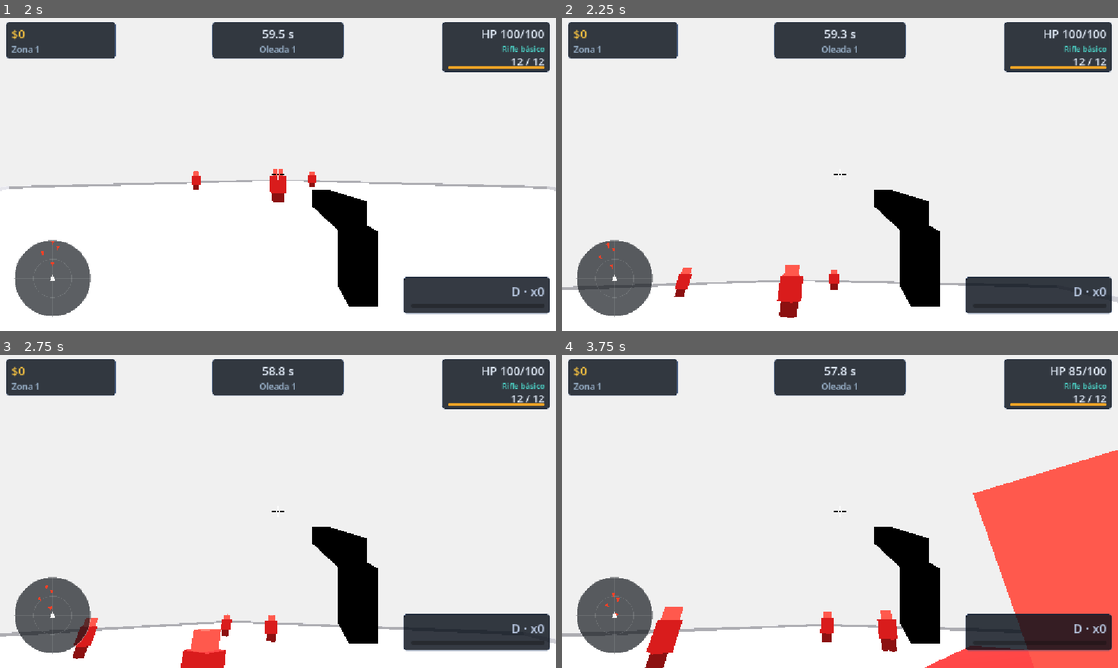
Above: before the commit, frames 1-4 (two rows, left to right).
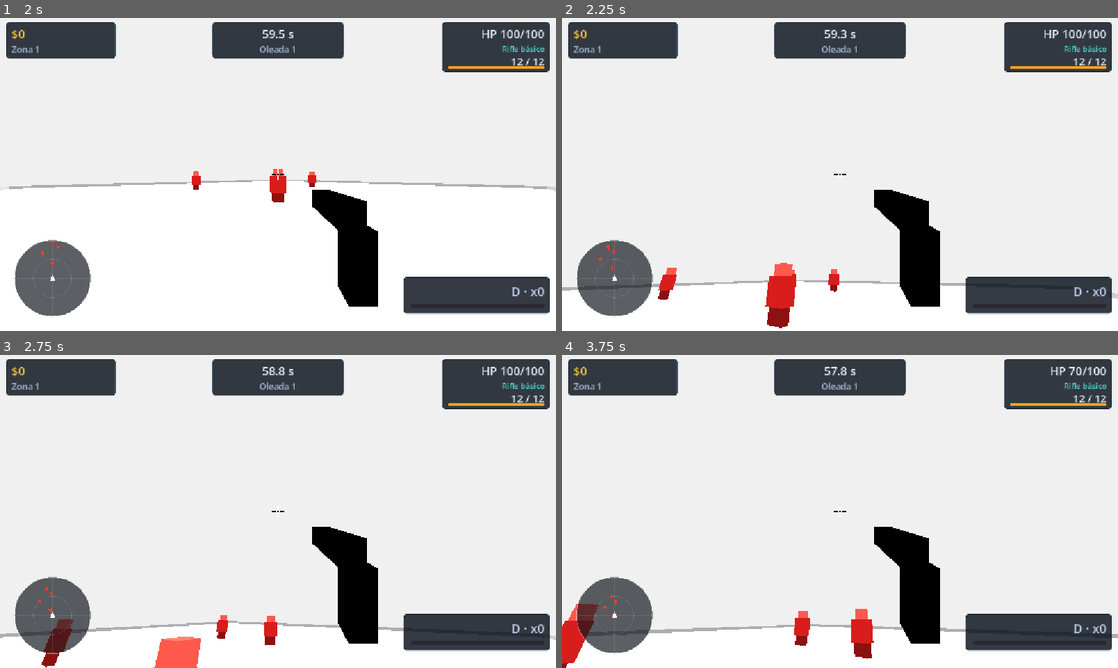
Above: after the commit, the same moments.

Repository: Veilen1/Deadline
Game: Godot game, scene res://scenes/ui/main_menu.tscn
Two runs of this game, one before a commit and one after it. Both use one fixed random seed, a clock stepped at 60 frames per second and the inputs below.
Inputs (mouse positions are in pixels of both pictures, inside the frame that each line leads up to):
- Up to frame 1 (2 s): click "Jugar" at 0.5 s; click "Jugar" at 1.25 s
- Up to frame 2 (2.25 s): tap Enter at 2 s; move the mouse to (867, 174) at 2.02 s; hold W (move_forward) from 2.03 s (still down); tap Shift at 2.1 s
- Up to frame 3 (2.75 s): keep holding W (move_forward); tap Space (jump) at 2.27 s; tap Ctrl at 2.3 s
- Up to frame 4 (3.75 s): keep holding W (move_forward); move the mouse to (812, 511) at 2.77 s; tap Ctrl at 2.85 s; tap Space (jump) at 3.02 s; tap 1 at 3.05, 3.6 s; move the mouse to (851, 505) at 3.52 s

Frame 1 is identical in both runs. In frame 2, 1.3% of the frame differs, in the area x 0-100%, y 71-100%; in frame 3, 2.4%; in frame 4, 17%, in the area x 0-100%, y 3-100%.

Commit message:
feat(player): agregar dash slide y cambio de armas

Diff:
--- a/scenes/actors/player/player.gd
+++ b/scenes/actors/player/player.gd
@@ -9,6 +9,13 @@
 @export var move_speed: float = 5.0
 @export var gravity: float = 20.0
 @export var jump_height: float = 0.9
+@export var dash_speed: float = 16.0
+@export var dash_duration: float = 0.14
+@export var dash_cooldown: float = 0.7
+@export var slide_speed_multiplier: float = 1.7
+@export var slide_duration: float = 0.45
+@export var slide_cooldown: float = 0.8
+@export var slide_camera_height: float = 0.9
 
 @export_group("Camera")
 @export var mouse_sensitivity: float = 0.003
@@ -31,6 +38,9 @@
 @onready var shoot_origin: Marker3D = $Camera3D/ShootOrigin
 @onready var shoot_player: AudioStreamPlayer = $ShootPlayer
 @onready var footstep_player: AudioStreamPlayer = $FootstepPlayer
+@onready var dash_player: AudioStreamPlayer = $DashPlayer
+@onready var rank_up_player: AudioStreamPlayer = $RankUpPlayer
+@onready var weapon_switch_player: AudioStreamPlayer = $WeaponSwitchPlayer
 
 var current_health: float
 var damage_bonus: float = 0.0
@@ -38,10 +48,13 @@
 var crit_refund: float = 0.0
 var damage_reduction: float = 0.0
 var max_ammo: int = 0
+var ammo_capacity_bonus: int = 0
 var current_ammo: int = 0
 var ammo_regen_bonus: float = 0.0
 var fire_rate_bonus: float = 0.0
 
+var _weapon_ids: Array[String] = []
+var _current_weapon_id: String = ""
 var _footstep_timer: float = 0.0
 var _fire_timer: float = 0.0
 var _regen_delay_timer: float = 0.0
@@ -51,6 +64,12 @@
 var _style_rank: int = 0
 var _shake_time: float = 0.0
 var _shake_peak: float = 0.0
+var _dash_timer: float = 0.0
+var _dash_cooldown_timer: float = 0.0
+var _dash_direction: Vector3 = Vector3.ZERO
+var _slide_timer: float = 0.0
+var _slide_cooldown_timer: float = 0.0
+var _slide_direction: Vector3 = Vector3.ZERO
 
 
 func _ready() -> void:
@@ -64,6 +83,11 @@
 	else:
 		push_warning("Player: falta weapon_data")
 
+	_weapon_ids = GameState.owned_weapons.duplicate()
+	_current_weapon_id = GameState.equipped_weapon
+	if not _weapon_ids.has(_current_weapon_id):
+		_weapon_ids.append(_current_weapon_id)
+
 	Settings.settings_changed.connect(_apply_live_settings)
 	StyleSystem.style_changed.connect(_on_style_changed)
 	StyleSystem.rank_up.connect(_on_rank_up)
@@ -78,6 +102,9 @@
 		return
 
 	camera.fov = lerpf(camera.fov, _target_fov, 1.0 - exp(-10.0 * delta))
+
+	var target_height: float = slide_camera_height if _slide_timer > 0.0 else camera_height
+	camera.position.y = lerpf(camera.position.y, target_height, 1.0 - exp(-12.0 * delta))
 
 	if _shake_time > 0.0:
 		_shake_time = maxf(_shake_time - delta, 0.0)
@@ -97,6 +124,85 @@
 func _on_rank_up(_rank: String, rank_index: int) -> void:
 	_shake_time = shake_duration
 	_shake_peak = shake_strength * (1.0 + float(rank_index) * 0.25)
+	rank_up_player.play()
+
+
+func _input_direction() -> Vector3:
+	var input_vector: Vector2 = Input.get_vector(
+		"move_left", "move_right", "move_forward", "move_back"
+	)
+	var body_basis: Basis = global_basis
+	var direction: Vector3 = body_basis.x * input_vector.x + body_basis.z * input_vector.y
+	direction.y = 0.0
+	if direction.length_squared() <= 0.0:
+		return Vector3.ZERO
+	return direction.normalized()
+
+
+func _try_dash() -> void:
+	if _dash_cooldown_timer > 0.0 or _dash_timer > 0.0:
+		return
+
+	var direction: Vector3 = _input_direction()
+	if direction == Vector3.ZERO:
+		direction = -global_basis.z
+		direction.y = 0.0
+		direction = direction.normalized()
+
+	_dash_direction = direction
+	_dash_timer = dash_duration
+	_dash_cooldown_timer = dash_cooldown
+	_slide_timer = 0.0
+	_shake_time = 0.12
+	_shake_peak = 0.02
+	dash_player.pitch_scale = randf_range(0.95, 1.05)
+	dash_player.play()
+
+
+func _try_slide() -> void:
+	if _slide_cooldown_timer > 0.0 or _slide_timer > 0.0 or not is_on_floor():
+		return
+
+	var direction: Vector3 = _input_direction()
+	if direction == Vector3.ZERO:
+		direction = Vector3(velocity.x, 0.0, velocity.z)
+		if direction.length_squared() <= 0.01:
+			direction = -global_basis.z
+			direction.y = 0.0
+		direction = direction.normalized()
+
+	_slide_direction = direction
+	_slide_timer = slide_duration
+	_slide_cooldown_timer = slide_cooldown
+	_dash_timer = 0.0
+	_shake_time = 0.08
+	_shake_peak = 0.012
+	dash_player.pitch_scale = 0.78
+	dash_player.play()
+
+
+func _switch_weapon(index: int) -> void:
+	if index < 0 or index >= _weapon_ids.size():
+		return
+
+	var weapon_id: String = _weapon_ids[index]
+	if weapon_id == _current_weapon_id:
+		return
+
+	var data: WeaponData = WeaponRegistry.get_data(weapon_id)
+	if data == null:
+		return
+
+	_current_weapon_id = weapon_id
+	weapon_data = data
+	max_ammo = data.magazine_size + ammo_capacity_bonus
+	current_ammo = max_ammo
+	_fire_timer = 0.0
+	_regen_delay_timer = 0.0
+	_ammo_regen_accumulator = 0.0
+	EventBus.ammo_changed.emit(current_ammo, max_ammo)
+	EventBus.weapon_changed.emit(data.weapon_name)
+	weapon_switch_player.play()
 
 
 func _apply_live_settings() -> void:
@@ -109,6 +215,20 @@
 
 func _unhandled_input(event: InputEvent) -> void:
 	if Input.mouse_mode != Input.MOUSE_MODE_CAPTURED:
+		return
+
+	if event is InputEventKey and event.pressed and not event.echo:
+		match event.physical_keycode:
+			KEY_SHIFT:
+				_try_dash()
+			KEY_CTRL:
+				_try_slide()
+			KEY_1:
+				_switch_weapon(0)
+			KEY_2:
+				_switch_weapon(1)
+			KEY_3:
+				_switch_weapon(2)
 		return
 
 	if event.is_action_pressed("shoot"):
@@ -129,6 +249,8 @@
 
 func _physics_process(delta: float) -> void:
 	_fire_timer = maxf(_fire_timer - delta, 0.0)
+	_dash_cooldown_timer = maxf(_dash_cooldown_timer - delta, 0.0)
+	_slide_cooldown_timer = maxf(_slide_cooldown_timer - delta, 0.0)
 	_update_ammo_regen(delta)
 
 	var input_vector: Vector2 = Input.get_vector(
@@ -141,8 +263,17 @@
 	if direction.length_squared() > 0.0:
 		direction = direction.normalized()
 
-	velocity.x = direction.x * move_speed
-	velocity.z = direction.z * move_speed
+	if _dash_timer > 0.0:
+		velocity.x = _dash_direction.x * dash_speed
+		velocity.z = _dash_direction.z * dash_speed
+		_dash_timer = maxf(_dash_timer - delta, 0.0)
+	elif _slide_timer > 0.0:
+		velocity.x = _slide_direction.x * move_speed * slide_speed_multiplier
+		velocity.z = _slide_direction.z * move_speed * slide_speed_multiplier
+		_slide_timer = maxf(_slide_timer - delta, 0.0)
+	else:
+		velocity.x = direction.x * move_speed
+		velocity.z = direction.z * move_speed
 
 	if not is_on_floor():
 		velocity.y -= gravity * delta
@@ -195,7 +326,9 @@
 	crit_refund += float(upgrades.get("crit_refund", 0.0))
 	damage_reduction += float(upgrades.get("damage_reduction", 0.0))
 	max_health += float(upgrades.get("health_bonus", 0.0))
-	max_ammo += int(upgrades.get("ammo_capacity_bonus", 0))
+	ammo_capacity_bonus += int(upgrades.get("ammo_capacity_bonus", 0))
+	if weapon_data != null:
+		max_ammo = weapon_data.magazine_size + ammo_capacity_bonus
 	ammo_regen_bonus += float(upgrades.get("ammo_regen_bonus", 0.0))
 	fire_rate_bonus += float(upgrades.get("fire_rate_bonus", 0.0))
 	current_health = max_health
--- a/scenes/actors/player/player.tscn
+++ b/scenes/actors/player/player.tscn
@@ -1,9 +1,12 @@
-[gd_scene load_steps=11 format=3]
+[gd_scene load_steps=14 format=3]
 
 [ext_resource type="Script" path="res://scenes/actors/player/player.gd" id="1_player"]
 [ext_resource type="AudioStream" path="res://assets/audio/shoot.wav" id="2_shoot"]
 [ext_resource type="AudioStream" path="res://assets/audio/footstep.wav" id="3_footstep"]
 [ext_resource type="Resource" path="res://resources/weapons/basic_rifle.tres" id="4_weapon"]
+[ext_resource type="AudioStream" path="res://assets/audio/dash.wav" id="5_dash"]
+[ext_resource type="AudioStream" path="res://assets/audio/rank_up.wav" id="6_rank_up"]
+[ext_resource type="AudioStream" path="res://assets/audio/ui_click.wav" id="7_switch"]
 
 [sub_resource type="CapsuleShape3D" id="CapsuleShape3D_body"]
 radius = 0.4
@@ -68,3 +71,15 @@
 [node name="FootstepPlayer" type="AudioStreamPlayer" parent="."]
 stream = ExtResource("3_footstep")
 volume_db = -17.0
+
+[node name="DashPlayer" type="AudioStreamPlayer" parent="."]
+stream = ExtResource("5_dash")
+volume_db = -14.0
+
+[node name="RankUpPlayer" type="AudioStreamPlayer" parent="."]
+stream = ExtResource("6_rank_up")
+volume_db = -10.0
+
+[node name="WeaponSwitchPlayer" type="AudioStreamPlayer" parent="."]
+stream = ExtResource("7_switch")
+volume_db = -14.0
Not shown, added: assets/audio/dash.wav.import
Not shown, added: assets/audio/rank_up.wav.import
Not shown, added: assets/audio/dash.wav
Not shown, added: assets/audio/rank_up.wav
